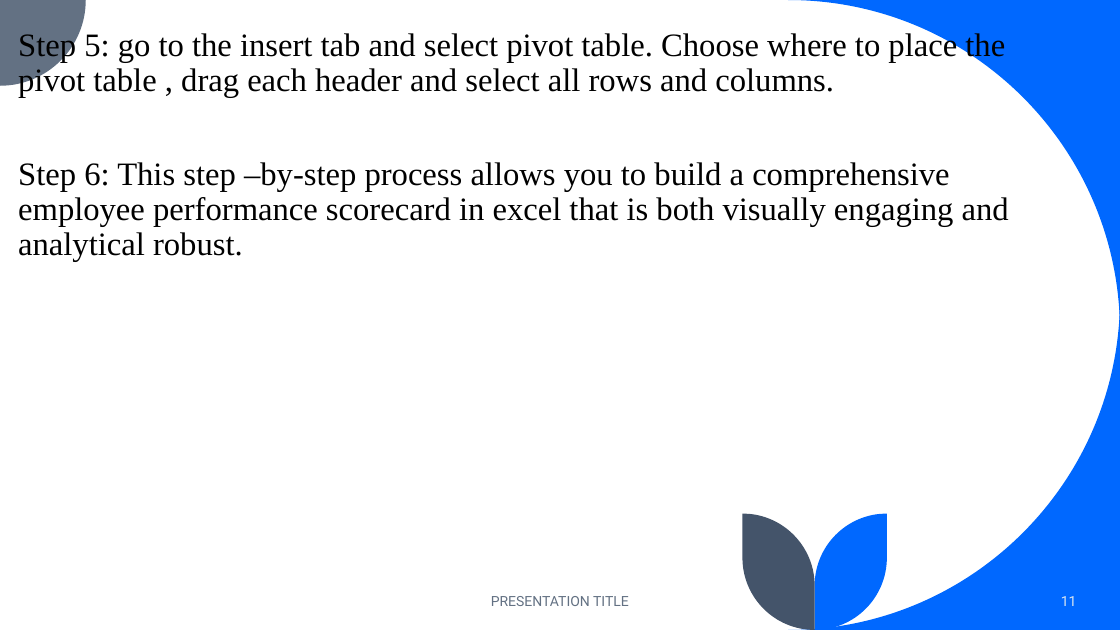
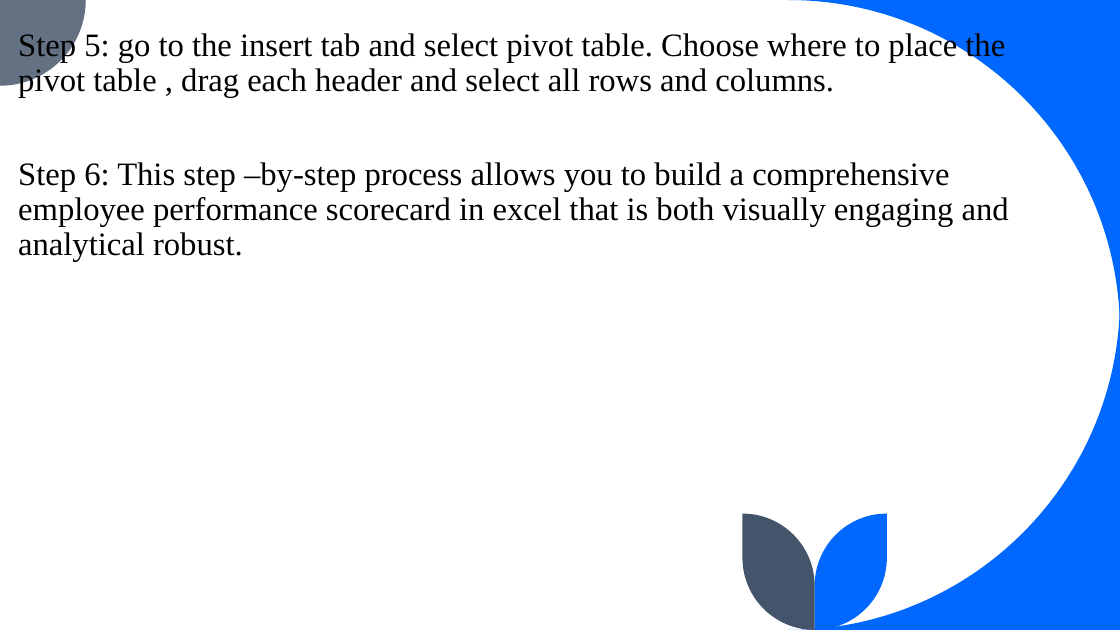
Before and after one commit to Rithika-dot/TNSDC-DATA--ANALYTICS, a slide deck: slide 11 of EMPLOYEE PERFORMANCE PPT.pptx. Drawn at 1120x630 pixels with LibreOffice and Linux fonts; fonts in the diff are those of the drawing. Boxes give left, top, right and bottom in pixels: in the first picture for what was removed or moved away, otherwise in the second. Text is boxed around its words. In the diff, an @@ line names an element or a change of style, - is before the commit and + after.

```diff
--- a/EMPLOYEE PERFORMANCE PPT.pptx
+++ b/EMPLOYEE PERFORMANCE PPT.pptx
@@ text removed at box(491, 596, 629, 606) @@
-PRESENTATION TITLE
@@ page number removed at box(1061, 596, 1077, 606) @@
-11
```
Also in this commit, not shown: 6 other slides changed, 1 other file.
